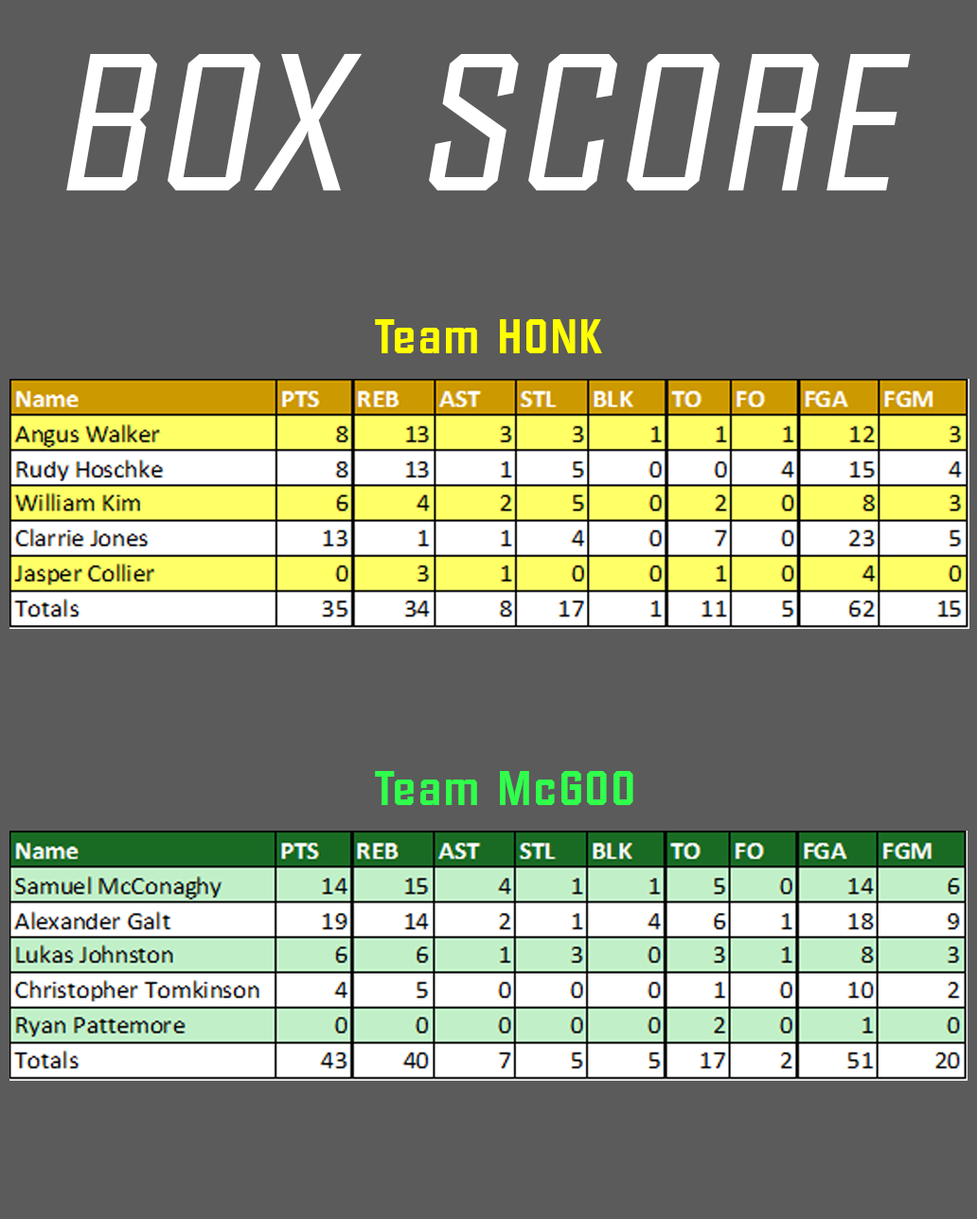
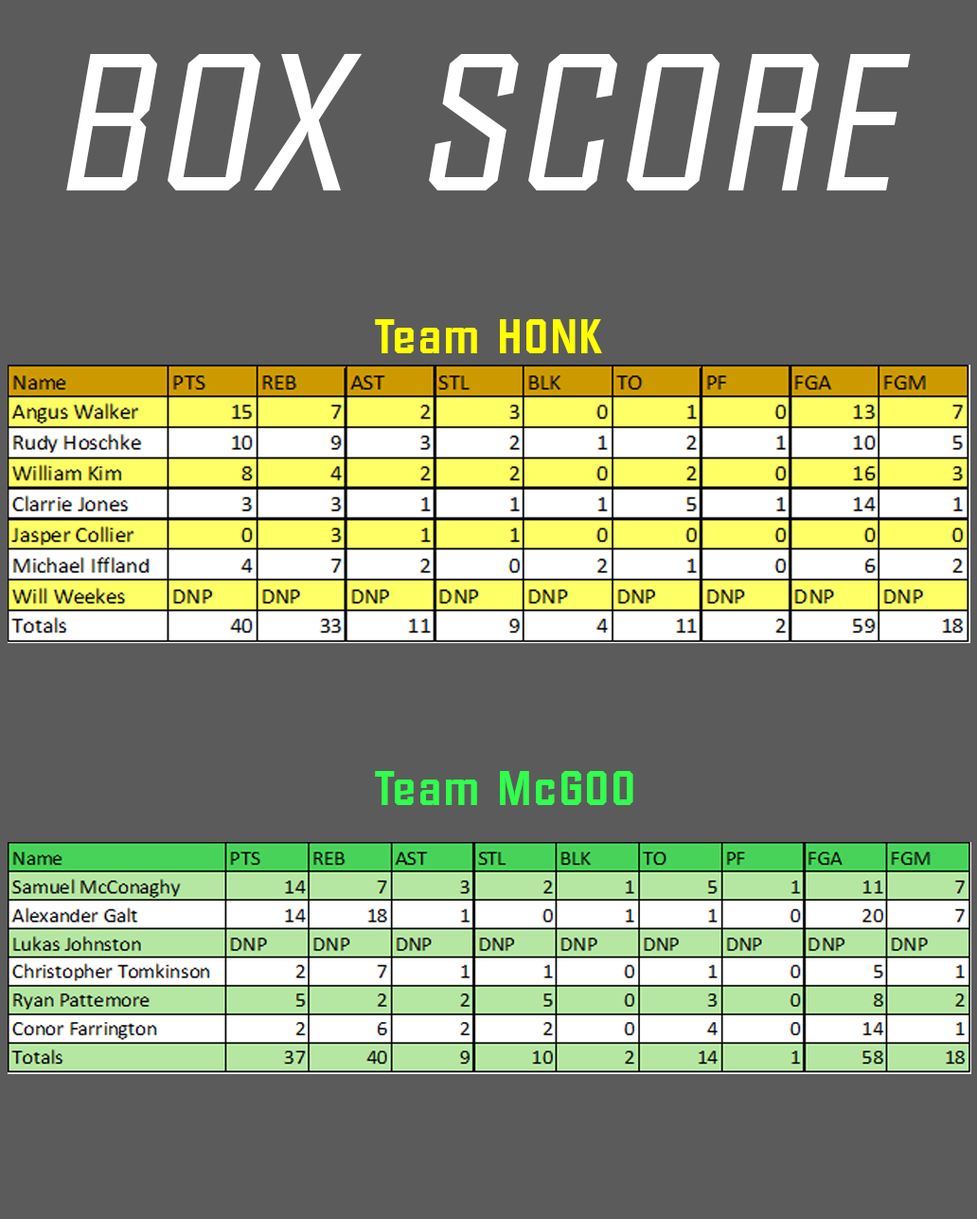
Layer changes from the first (977, 1219) image to the second:
renamed "Layer 8" to "Layer 10", moved it above "Layer 9", painted on it over [7, 830, 972, 1081]
renamed "Layer 7" to "Layer 9", moved it above "BOX SCORE", painted on it over [7, 364, 971, 644]
